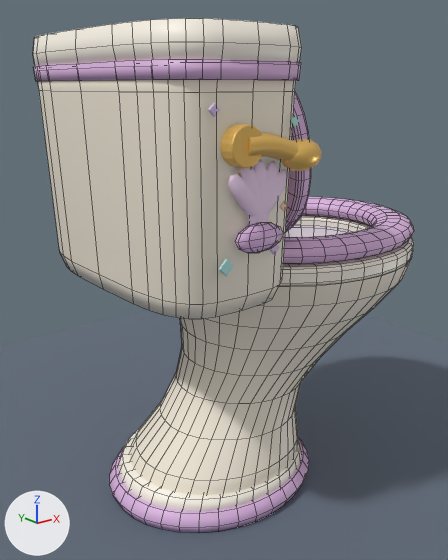
The Blender file assets_src/blender/bathroom_toilet_v2.blend, before and after one commit.
Before and after are seen from a 50 mm lens placed at (-4.46, -5.29, 4.54), pointed at (-0.1, 0.15, 2.36). Every picture has the same lights, and +X, +Y and +Z are marked at lower left. The older version comes first. Mesh edges are drawn as thin lines on the coarser meshes.

Objects in the first picture: 'ToiletMetal_Main', 'ToiletPorcelain_Inner', 'ToiletPorcelain_Main', 'ToiletPorcelain_Trim', 'ToiletSeat_Detail', 'ToiletSeat_Main', 'qa_ground' and 3 more.
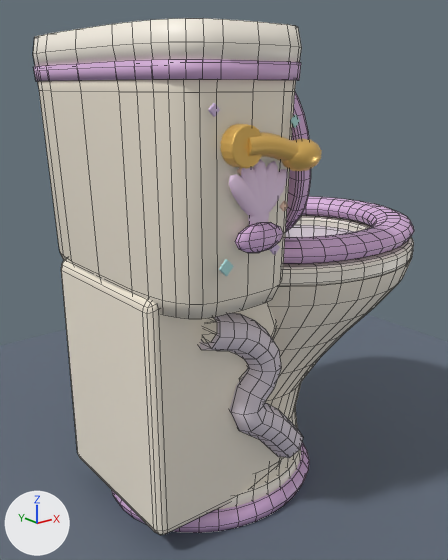
Patch to the scene script:
```diff
--- a/assets_src/blender/bathroom_toilet_v2.blend.py
+++ b/assets_src/blender/bathroom_toilet_v2.blend.py
@@ me_toiletporcelain_basecollar_mesh @@
 # used by ob_toiletporcelain_trim; parent = ob_bathroomtoilet; location = (0.0, 0.0, 0.0)
-me_toiletporcelain_basecollar_mesh.from_pydata(...)  # 604 vertices, 668 faces; spans x -1.87..2.33, y -1.5..1.5, z 0.18..5.0
+me_toiletporcelain_basecollar_mesh.from_pydata(...)  # 892 vertices, 932 faces; spans x -1.87..2.33, y -1.5..1.5, z 0.18..5.0
+# me_toiletporcelain_basecollar_mesh part 1: 8 vertices added at x -1.25..-1.15, y -1.12..-0.84, z 2.24..2.49
+# other edits to the shape of me_toiletporcelain_basecollar_mesh do not show in these pictures
 me_toiletporcelain_basecollar_mesh.materials.append(mat_mr_toilet_pearlhighlight)
@@ me_toiletporcelain_trueinnerbowl_mesh @@
 # used by ob_toiletporcelain_inner; parent = ob_bathroomtoilet; location = (0.0, 0.0, 0.0)
-me_toiletporcelain_trueinnerbowl_mesh.from_pydata(...)  # 144 vertices, 108 faces; spans x -0.4..1.9, y -0.96..0.96, z 2.28..2.7
+me_toiletporcelain_trueinnerbowl_mesh.from_pydata(...)  # 432 vertices, 372 faces; spans x -1.27..1.9, y -1.16..1.16, z 0.59..2.7
+# me_toiletporcelain_trueinnerbowl_mesh part 4: a new loose piece of 128 vertices spanning x -1.27..0.06, y -1.16..-0.78, z 0.59..2.53, in mat_mr_toilet_lavendershadow (light grey #dfd4de)
+# me_toiletporcelain_trueinnerbowl_mesh part 5: 8 vertices added at x -1.27..-1.13, y -1.16..-0.78, z 2.17..2.53
+# other edits to the shape of me_toiletporcelain_trueinnerbowl_mesh do not show in these pictures
 me_toiletporcelain_trueinnerbowl_mesh.materials.append(mat_mr_toilet_lavendershadow)
@@ me_toiletporcelain_roundedcistern_mesh @@
 # used by ob_toiletporcelain_main; parent = ob_bathroomtoilet; location = (0.0, 0.0, 0.0)
-me_toiletporcelain_roundedcistern_mesh.from_pydata(...)  # 455 vertices, 484 faces; spans x -1.86..2.33, y -1.45..1.45, z 0.22..4.68
+me_toiletporcelain_roundedcistern_mesh.from_pydata(...)  # 687 vertices, 713 faces; spans x -1.86..2.33, y -1.45..1.45, z 0.22..4.68
+# me_toiletporcelain_roundedcistern_mesh part 2: a new loose piece of 232 vertices spanning x -1.8..0.0, y -0.93..0.93, z 0.22..2.9, in mat_mr_toilet_warmpearlporcelain (pale yellow #f8efdd)
+# me_toiletporcelain_roundedcistern_mesh part 3: the surface is now shaded flat
 me_toiletporcelain_roundedcistern_mesh.materials.append(mat_mr_toilet_warmpearlporcelain)
```

Boxes [x1, y1, x2, y2] around the edits, measured in the pictures (448 x 560 px):
'ToiletPorcelain_Main', reshaped (10% taller): before [38, 79, 413, 495]; after [38, 79, 413, 535]
'ToiletPorcelain_Trim', reshaped: before [33, 18, 414, 511]; after [33, 18, 414, 510]
'ToiletPorcelain_Inner', reshaped: before [285, 225, 354, 237]; after [199, 225, 354, 458]
part 1 of me_toiletporcelain_basecollar_mesh, added: after [201, 317, 217, 343]
part 2 of me_toiletporcelain_roundedcistern_mesh, added (pale yellow): after [61, 260, 282, 535]
part 4 of me_toiletporcelain_trueinnerbowl_mesh, added: after [204, 313, 303, 458]
part 5 of me_toiletporcelain_trueinnerbowl_mesh, added: after [199, 317, 220, 350]
